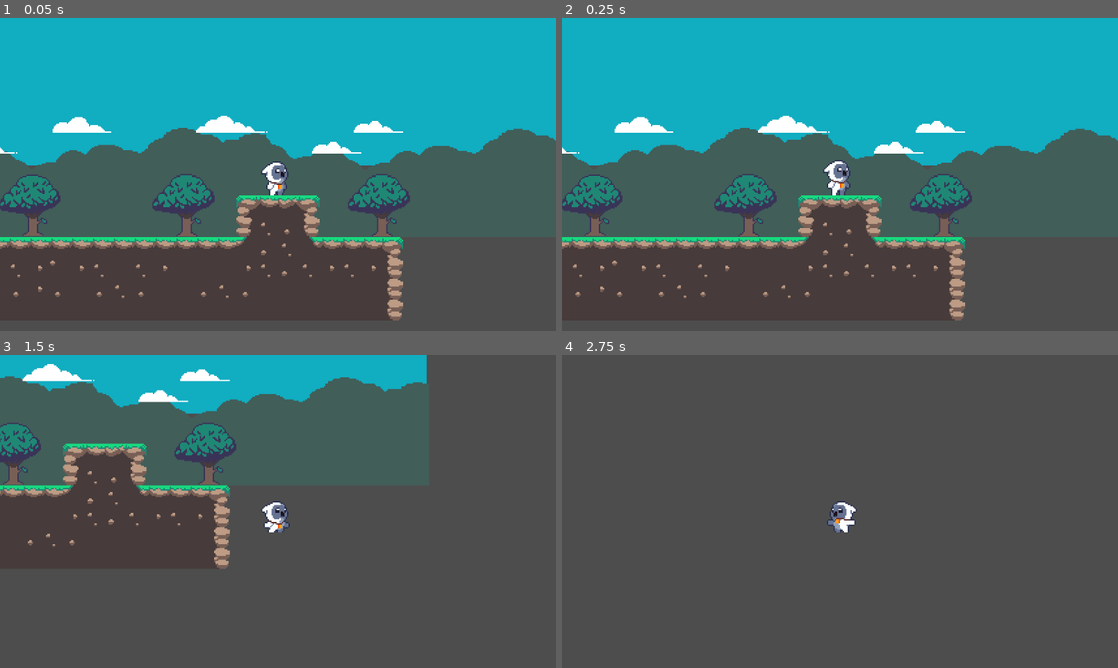
Above: before the commit, frames 1-4 (two rows, left to right).
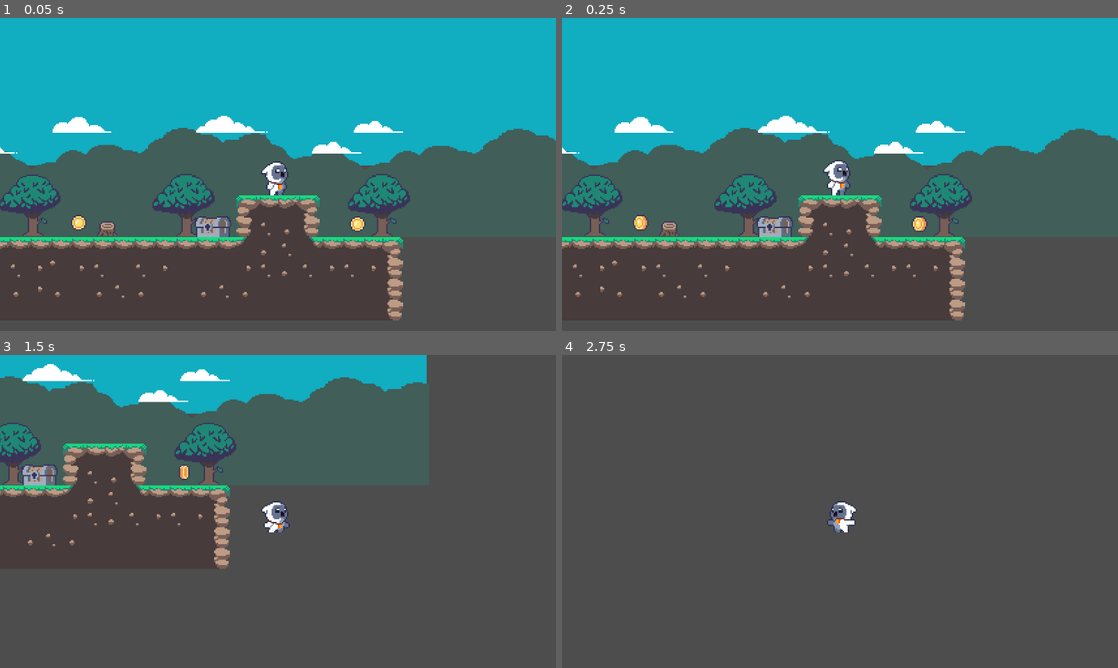
Above: after the commit, the same moments.

Repository: cmartinez487/PlockyRoads
Game: Godot game, scene res://Scene/nivel.tscn
The game is run twice, just before and just after one commit, with the same random seed, the same clock (stepped at 60 frames per second) and the same inputs.
Inputs:
- Up to frame 1 (0.05 s): no input
- Up to frame 2 (0.25 s): no input
- Up to frame 3 (1.5 s): hold Right (move_right) from 0.53 s (still down); tap Up (jump) at 0.77 s
- Up to frame 4 (2.75 s): tap Up (jump) at 1.52 s; release Right (move_right) at 2.03 s; hold Left (move_left) from 2.03 s (still down)

The runs differ from the first frame. In frame 1, 0.7% of the frame differs, in the area x 12-66%, y 62-70%; in frame 2, 0.8%; in frame 3, 0.5%; in frame 4, nothing differs.

Commit message:
agregando monegas y script para desaparecerlas por colicion

Diff:
--- /dev/null
+++ b/Scene/coin.tscn
@@ -0,0 +1,64 @@
+[gd_scene load_steps=7 format=3 uid="uid://dnyjfavggcsxg"]
+
+[ext_resource type="Script" path="res://Script/coin_2d.gd" id="1_6oa3u"]
+[ext_resource type="Texture2D" uid="uid://m1o6oxahnd2f" path="res://Assets/Objects/coin_gold.png" id="1_laqek"]
+
+[sub_resource type="CircleShape2D" id="CircleShape2D_v4us6"]
+radius = 8.0
+
+[sub_resource type="Animation" id="Animation_efqxe"]
+resource_name = "coin"
+loop_mode = 1
+tracks/0/type = "value"
+tracks/0/imported = false
+tracks/0/enabled = true
+tracks/0/path = NodePath("Sprite2D:frame")
+tracks/0/interp = 1
+tracks/0/loop_wrap = true
+tracks/0/keys = {
+"times": PackedFloat32Array(0, 0.166667, 0.333333, 0.5, 0.666667, 0.833333),
+"transitions": PackedFloat32Array(1, 1, 1, 1, 1, 1),
+"update": 1,
+"values": [0, 1, 3, 5, 6, 7]
+}
+
+[sub_resource type="Animation" id="Animation_gcmgn"]
+length = 0.001
+tracks/0/type = "value"
+tracks/0/imported = false
+tracks/0/enabled = true
+tracks/0/path = NodePath("Sprite2D:frame")
+tracks/0/interp = 1
+tracks/0/loop_wrap = true
+tracks/0/keys = {
+"times": PackedFloat32Array(0),
+"transitions": PackedFloat32Array(1),
+"update": 1,
+"values": [0]
+}
+
+[sub_resource type="AnimationLibrary" id="AnimationLibrary_wryxk"]
+_data = {
+"RESET": SubResource("Animation_gcmgn"),
+"coin": SubResource("Animation_efqxe")
+}
+
+[node name="Coin" type="Node2D"]
+
+[node name="Coin2D" type="Area2D" parent="."]
+script = ExtResource("1_6oa3u")
+
+[node name="CollisionShape2D" type="CollisionShape2D" parent="Coin2D"]
+shape = SubResource("CircleShape2D_v4us6")
+
+[node name="Sprite2D" type="Sprite2D" parent="Coin2D"]
+texture = ExtResource("1_laqek")
+hframes = 8
+
+[node name="AnimationPlayer" type="AnimationPlayer" parent="Coin2D"]
+libraries = {
+"": SubResource("AnimationLibrary_wryxk")
+}
+autoplay = "coin"
+
+[connection signal="body_entered" from="Coin2D" to="Coin2D" method="_on_body_entered"]
--- a/Scene/nivel.tscn
+++ b/Scene/nivel.tscn
@@ -1,11 +1,26 @@
-[gd_scene load_steps=10 format=4 uid="uid://dm6h4gdwjamm7"]
+[gd_scene load_steps=16 format=4 uid="uid://dm6h4gdwjamm7"]
 
 [ext_resource type="Texture2D" uid="uid://b6pt15qtmwhy" path="res://Assets/Tilesets/tileset_forest.png" id="1_rfhw4"]
 [ext_resource type="Texture2D" uid="uid://i6qqu1jucj4x" path="res://Assets/Deco/water_a_8frames.png" id="1_vdpdi"]
 [ext_resource type="Texture2D" uid="uid://c3lj2xlhcywgm" path="res://Assets/Backgrounds/trees.png" id="2_dmokk"]
 [ext_resource type="PackedScene" uid="uid://d0yiwb4itjh3j" path="res://Scene/player.tscn" id="2_w0n1a"]
 [ext_resource type="Texture2D" uid="uid://dygmn7uimrqx6" path="res://Assets/Deco/tree.png" id="3_s1d4y"]
+[ext_resource type="Texture2D" uid="uid://m1o6oxahnd2f" path="res://Assets/Objects/coin_gold.png" id="4_lcqk3"]
 [ext_resource type="Texture2D" uid="uid://b5g2etcihsvbx" path="res://Assets/Deco/clouds.png" id="5_2rk76"]
+[ext_resource type="Texture2D" uid="uid://do81qmwb3qjy7" path="res://Assets/Objects/treasure_chest.png" id="7_w8w7x"]
+[ext_resource type="Texture2D" uid="uid://pi4rxeqscylt" path="res://Assets/Deco/tree_trunk.png" id="9_1vqwu"]
+[ext_resource type="PackedScene" uid="uid://dnyjfavggcsxg" path="res://Scene/coin.tscn" id="10_kndbt"]
+
+[sub_resource type="TileSetAtlasSource" id="TileSetAtlasSource_ef141"]
+texture = ExtResource("4_lcqk3")
+0:0/0 = 0
+1:0/0 = 0
+2:0/0 = 0
+3:0/0 = 0
+4:0/0 = 0
+5:0/0 = 0
+6:0/0 = 0
+7:0/0 = 0
 
 [sub_resource type="TileSetAtlasSource" id="TileSetAtlasSource_3lhnb"]
 texture = ExtResource("1_rfhw4")
@@ -68,21 +83,38 @@
 2:2/0 = 0
 3:2/0 = 0
 
+[sub_resource type="TileSetAtlasSource" id="TileSetAtlasSource_6dvng"]
+texture = ExtResource("7_w8w7x")
+4:0/0 = 0
+5:0/0 = 0
+6:0/0 = 0
+7:0/0 = 0
+0:1/0 = 0
+1:1/0 = 0
+2:1/0 = 0
+3:1/0 = 0
+4:1/0 = 0
+5:1/0 = 0
+6:1/0 = 0
+7:1/0 = 0
+
 [sub_resource type="TileSet" id="TileSet_odif1"]
 physics_layer_0/collision_layer = 1
 terrain_set_0/mode = 0
 sources/1 = SubResource("TileSetAtlasSource_3lhnb")
 sources/2 = SubResource("TileSetAtlasSource_eabnp")
+sources/0 = SubResource("TileSetAtlasSource_ef141")
+sources/3 = SubResource("TileSetAtlasSource_6dvng")
 
 [node name="Nivel" type="Node2D"]
 position = Vector2(-45, -25)
 
-[node name="WaterA8Frames2" type="Sprite2D" parent="."]
+[node name="River" type="Sprite2D" parent="."]
 position = Vector2(-321.5, 37.5)
 scale = Vector2(1.07422, 1.59375)
 texture = ExtResource("1_vdpdi")
 
-[node name="WaterA8Frames" type="Sprite2D" parent="."]
+[node name="Sky" type="Sprite2D" parent="."]
 position = Vector2(-74.5, -144.5)
 scale = Vector2(3.01172, 5.59375)
 texture = ExtResource("1_vdpdi")
@@ -116,7 +148,7 @@
 texture = ExtResource("3_s1d4y")
 
 [node name="TileMapLayer" type="TileMapLayer" parent="."]
-tile_map_data = PackedByteArray("AAD+/wAAAQADAAEAAAACAAAAAQA …(2288 unchanged characters)… DAAEAAADy/wEAAQADAAEAAADv/wEAAQAIAAEAAAA=")
+tile_map_data = PackedByteArray("AAD+/wAAAQADAAEAAAACAAAAAQA …(2288 unchanged characters)… DAAEAAADy/wEAAQADAAEAAADv/wEAAQAIAAEAAAAAAP//AwAAAAEAAAABAP//AwABAAEAAAA=")
 tile_set = SubResource("TileSet_odif1")
 
 [node name="Player" parent="." instance=ExtResource("2_w0n1a")]
@@ -125,3 +157,28 @@
 [node name="Camera2D" type="Camera2D" parent="Player"]
 ignore_rotation = false
 zoom = Vector2(3, 3)
+
+[node name="TreeTrunk" type="Sprite2D" parent="."]
+position = Vector2(-67, -9)
+texture = ExtResource("9_1vqwu")
+
+[node name="Coin" parent="." instance=ExtResource("10_kndbt")]
+position = Vector2(-89, -11)
+
+[node name="Coin2" parent="Coin" instance=ExtResource("10_kndbt")]
+position = Vector2(-133, 14)
+
+[node name="Coin1" parent="Coin" instance=ExtResource("10_kndbt")]
+position = Vector2(-70, 1)
+
+[node name="Coin6" parent="Coin" instance=ExtResource("10_kndbt")]
+position = Vector2(-226, 17)
+
+[node name="Coin3" parent="Coin" instance=ExtResource("10_kndbt")]
+position = Vector2(-300, 17)
+
+[node name="Coin4" parent="Coin" instance=ExtResource("10_kndbt")]
+position = Vector2(-335, 0)
+
+[node name="Coin5" parent="Coin" instance=ExtResource("10_kndbt")]
+position = Vector2(214, 1)
--- a/Scene/player.tscn
+++ b/Scene/player.tscn
@@ -161,7 +161,7 @@
 [node name="AnimatedSprite2D" type="AnimatedSprite2D" parent="."]
 sprite_frames = SubResource("SpriteFrames_du6vd")
 animation = &"jump"
-frame_progress = 0.45859
+frame_progress = 0.881176
 
 [node name="CollisionShape2D" type="CollisionShape2D" parent="."]
 visible = false
--- /dev/null
+++ b/Script/coin_2d.gd
@@ -0,0 +1,5 @@
+extends Area2D
+
+
+func _on_body_entered(body: Node2D) -> void:
+	queue_free()
--- a/Script/player.gd
+++ b/Script/player.gd
@@ -12,7 +12,6 @@
 	jump(delta)
 	flip()
 	updateAnimation()
-
 	move_and_slide()
 
 func updateAnimation():
